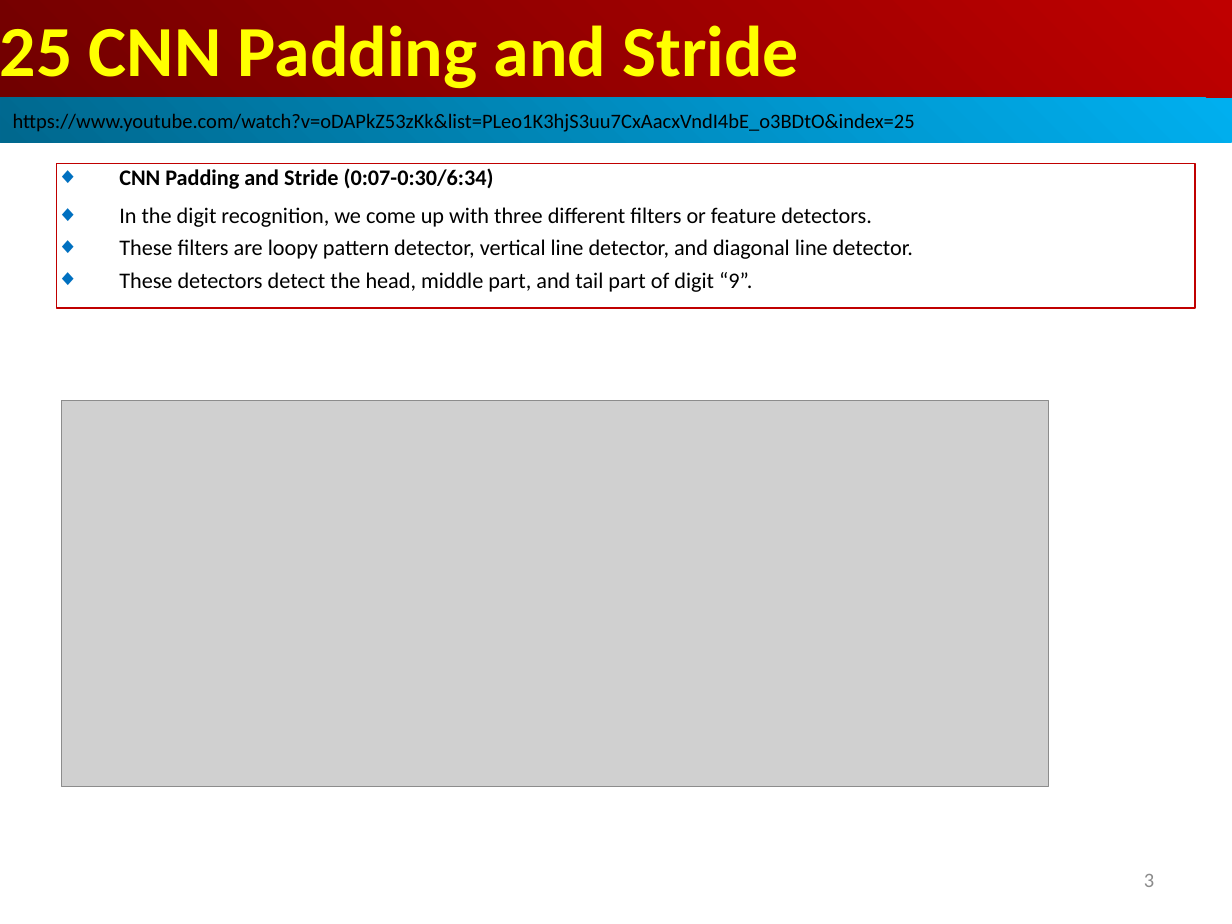
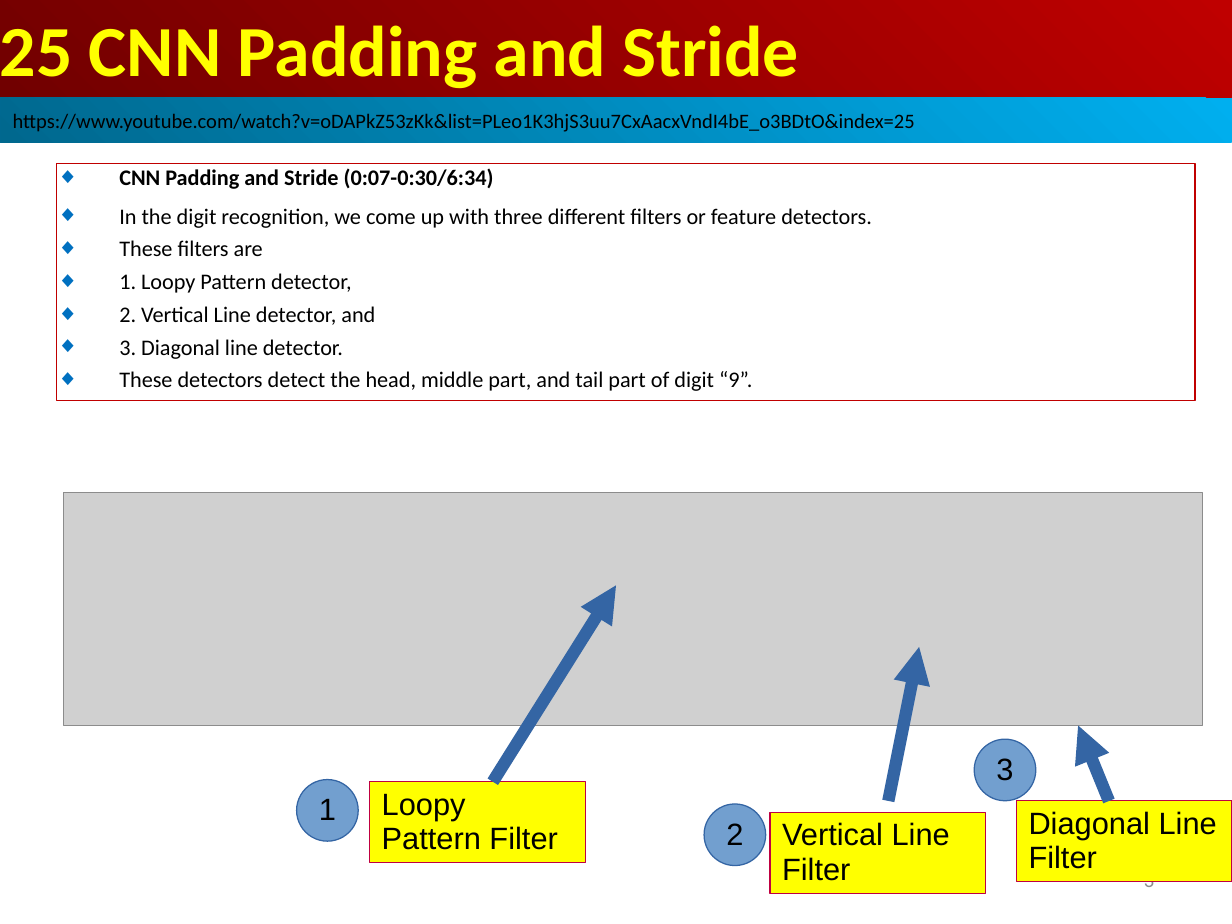
Before and after one commit to peterhchen/AIU_CS512_DL, a slide deck: slide 3 of 000_Lecture_Project/week13/01_Lecture/25_Pad_Stride.ppt. Drawn at 1232x924 pixels with LibreOffice and Linux fonts; fonts in the diff are those of the drawing; grey boxes stand for pictures. Boxes give left, top, right and bottom in pixels: in the first picture for what was removed or moved away, otherwise in the second. Text is boxed around its words. In the diff, an @@ line names an element or a change of style, - is before the commit and + after.

```diff
--- a/000_Lecture_Project/week13/01_Lecture/25_Pad_Stride.ppt
+++ b/000_Lecture_Project/week13/01_Lecture/25_Pad_Stride.ppt
@@ rectangle "CNN Padding and Stride (0:07-0:30/6:34)": place and size @@
-rectangle "CNN Padding and Stride (0:07-0:30/6:34)" at box(57, 164, 1195, 308)
+rectangle "CNN Padding and Stride (0:07-0:30/6:34)" at box(57, 164, 1195, 400)
@@ text in rectangle at box(119, 240, 375, 359): text changed @@
-◆ These filters are loopy pattern detector, vertical line detector, and diagonal line detector.
+◆ These filters are
+◆ 1. Loopy Pattern detector,
+◆ 2. Vertical Line detector, and
+◆ 3. Diagonal line detector.
@@ picture: place and size @@
-picture at box(62, 400, 1048, 787)
+picture at box(63, 493, 1202, 726)
@@ arrow added from (493, 782) to (616, 585), #3465A4 7.2 pt @@
@@ arrow added from (888, 801) to (919, 647), #3465A4 7.2 pt @@
@@ ellipse added at box(975, 739, 1036, 801), fill #729FCF, outline #3465A4 0.74 pt, 18 pt, text #000000 @@
+3
@@ arrow added from (1109, 801) to (1078, 726), #3465A4 7.2 pt @@
@@ ellipse added at box(297, 780, 359, 841), fill #729FCF, outline #3465A4 0.74 pt, 18 pt, text #000000 @@
+1
@@ rectangle added at box(370, 781, 585, 862), fill #FFFF00, outline #BF0041 0.74 pt, 18 pt, text #000000 @@
+Loopy Pattern Filter
@@ ellipse added at box(705, 804, 766, 866), fill #729FCF, outline #3465A4 0.74 pt, 18 pt, text #000000 @@
+2
@@ rectangle added at box(1016, 801, 1232, 882), fill #FFFF00, outline #BF0041 0.74 pt, 18 pt, text #000000 @@
+Diagonal Line Filter
@@ rectangle added at box(770, 812, 986, 893), fill #FFFF00, outline #BF0041 0.74 pt, 18 pt, text #000000 @@
+Vertical Line Filter
@@ page number rewrapped from box(1144, 874, 1154, 887) to box(1144, 870, 1154, 893) @@
```
Also in this commit, not shown: 5 other slides changed, 3 slides added.
